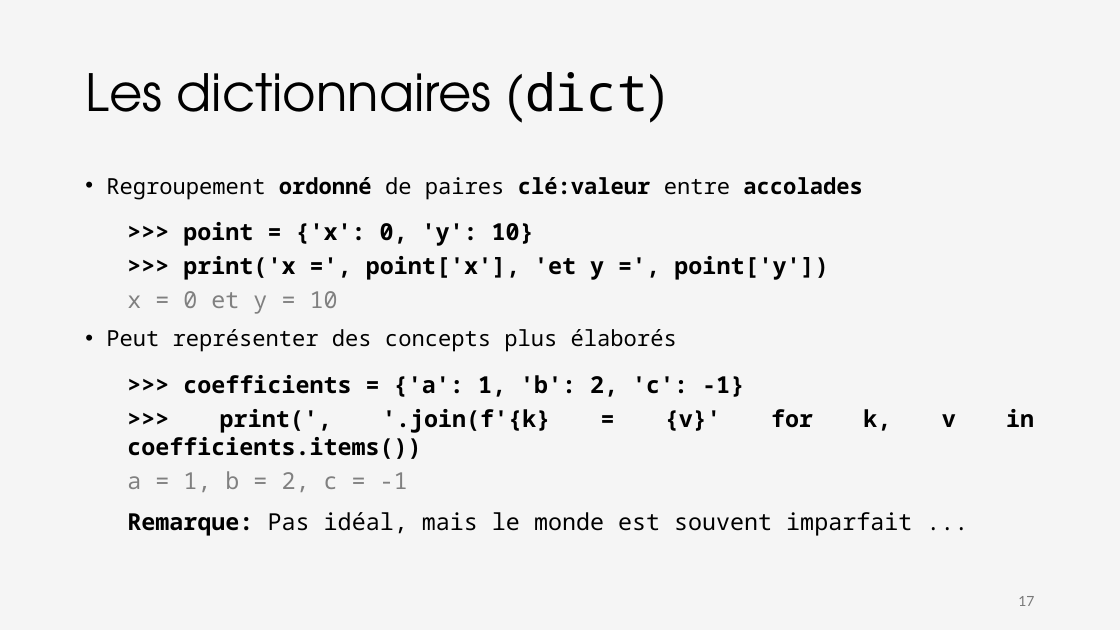
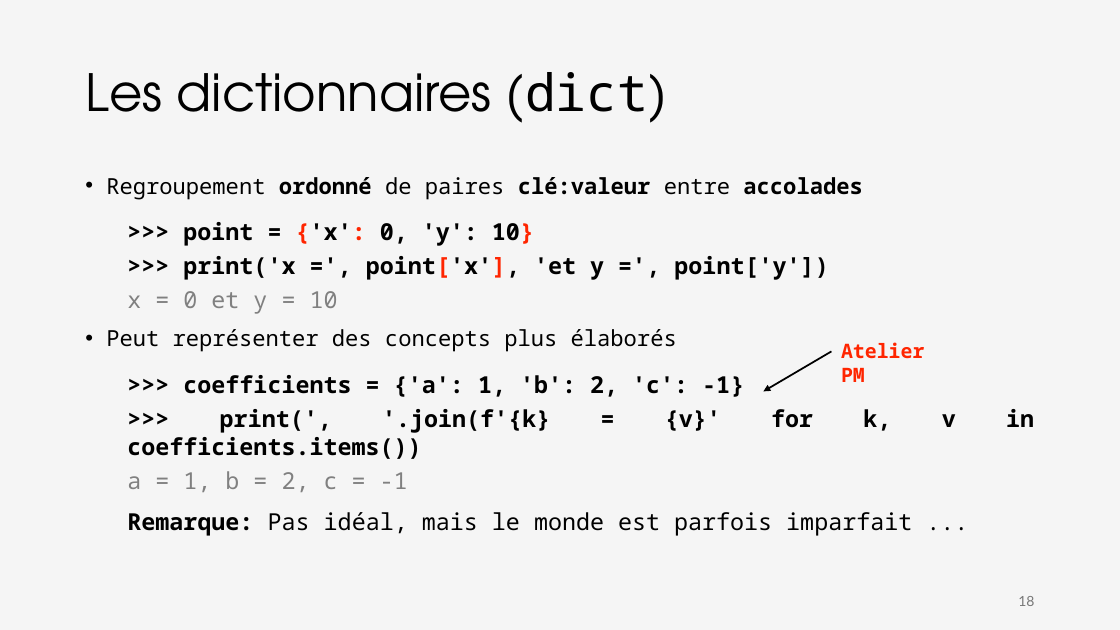
Before and after one commit to iannickgagnon/sagedays_iannick_2026, a slide deck: slide 18 of python_1/presentation_python_1.pptx (slide 17 before the commit). Drawn at 1120x630 pixels with LibreOffice and Linux fonts; fonts in the diff are those of the drawing. Boxes give left, top, right and bottom in pixels: in the first picture for what was removed or moved away, otherwise in the second. Text is boxed around its words. In the diff, an @@ line names an element or a change of style, - is before the commit and + after.

```diff
--- a/python_1/presentation_python_1.pptx
+++ b/python_1/presentation_python_1.pptx
@@ text at <box>183,222,828,280</box>: text colour #000000 to #FF2500 in "{'x': 10}", "point['x']," @@
@@ arrow added from (832, 351) to (764, 392), #000000 1.5 pt @@
@@ text added at <box>841,342,924,382</box>, 17 pt, text #FF2500, bold @@
+Atelier PM
@@ text at <box>127,512,912,536</box>: text changed @@
-  Remarque: Pas idéal, mais le monde est souvent imparfait ...
+  Remarque: Pas idéal, mais le monde est parfois imparfait ...
@@ page number at <box>1018,596,1034,606</box>: text changed @@
-17
+18
```
Also in this commit, not shown: 14 other slides changed, 2 slides added, 4 slides removed.
